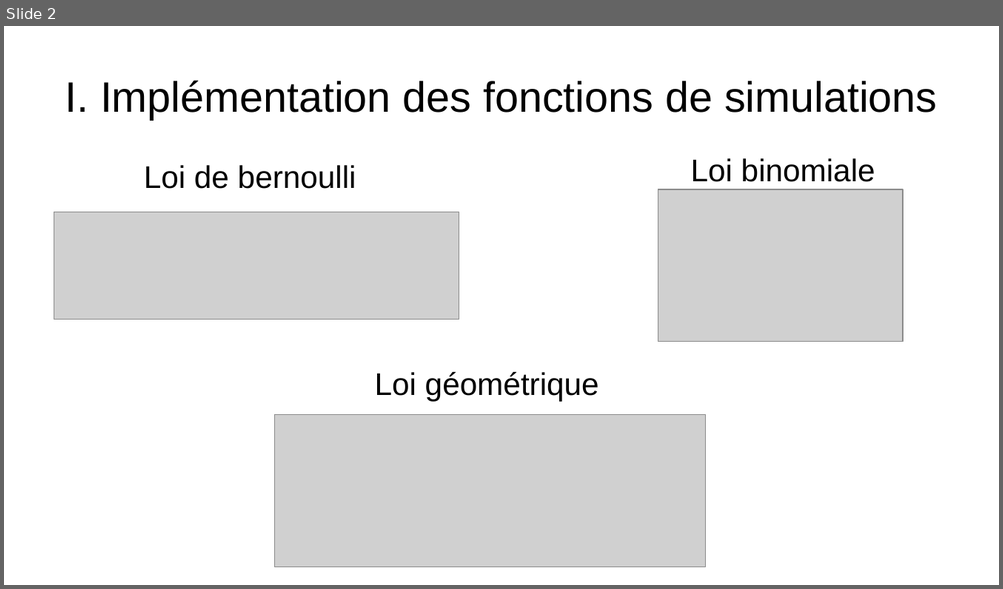
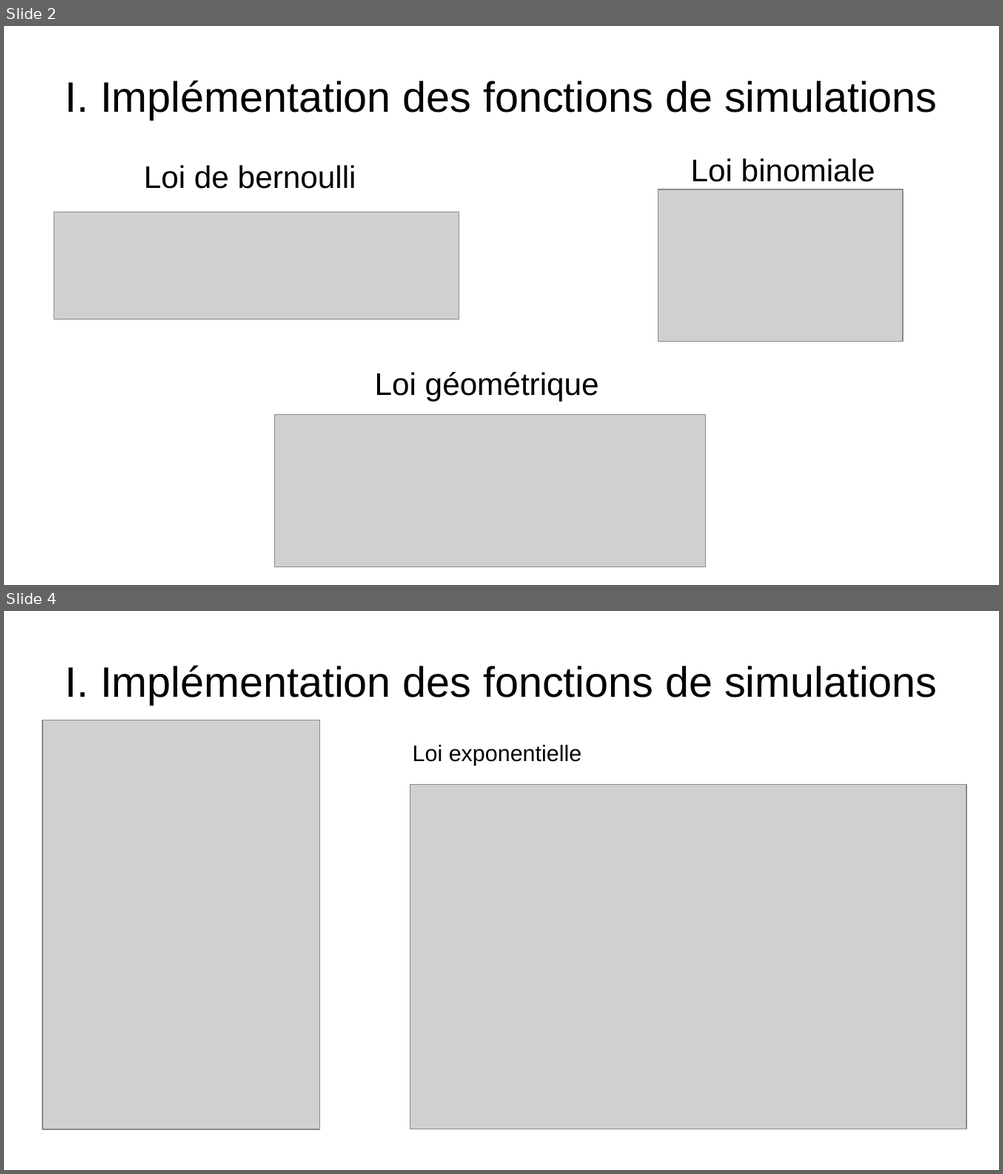
Before and after one commit to WIDEROZ/ESISAR-3A, a slide deck: Mathématiques/Oral/TP1.odp. Shown one above the other, each under a label of ours: slide 2 before the commit, slides 2 and 4 after it; the slides between them are not shown. The pictures are 1003x589 and 1003x1174 pixels, drawn with LibreOffice and Linux fonts; fonts in the diff are those of the drawing; grey boxes stand for pictures. Boxes give left, top, right and bottom in pixels: in the first picture for what was removed or moved away, otherwise in the second. Text is boxed around its words. In the diff, an @@ line names an element or a change of style, - is before the commit and + after.

```diff
--- a/Mathématiques/Oral/TP1.odp
+++ b/Mathématiques/Oral/TP1.odp
@@ slide 4 added at bbox=[4, 611, 999, 1170], background #FFFFFF @@
@@ title added at bbox=[65, 665, 936, 704], 34 pt, text #000000 @@
+I. Implémentation des fonctions de simulations
@@ picture added at bbox=[42, 721, 320, 1130] @@
@@ text added at bbox=[412, 745, 582, 766], 18 pt, text #000000 @@
+Loi exponentielle
@@ picture added at bbox=[410, 784, 966, 1130] @@
```
Also in this commit, not shown: 2 slides changed, 2 other slides added, 3 other files.
